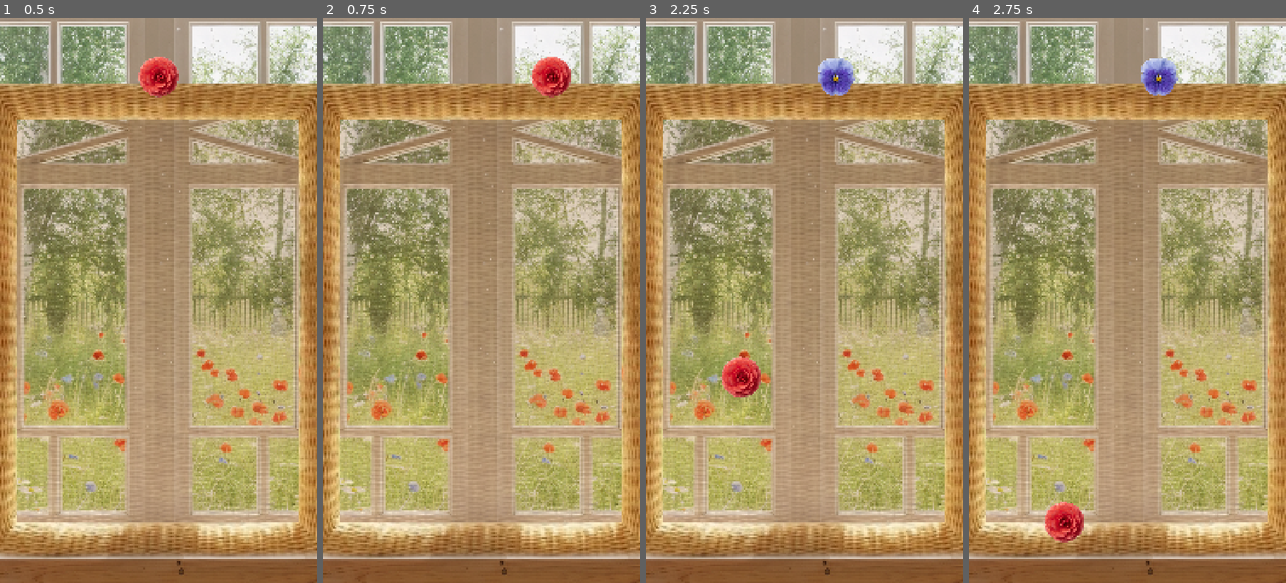
Above: before the commit, frames 1-4 (left to right).
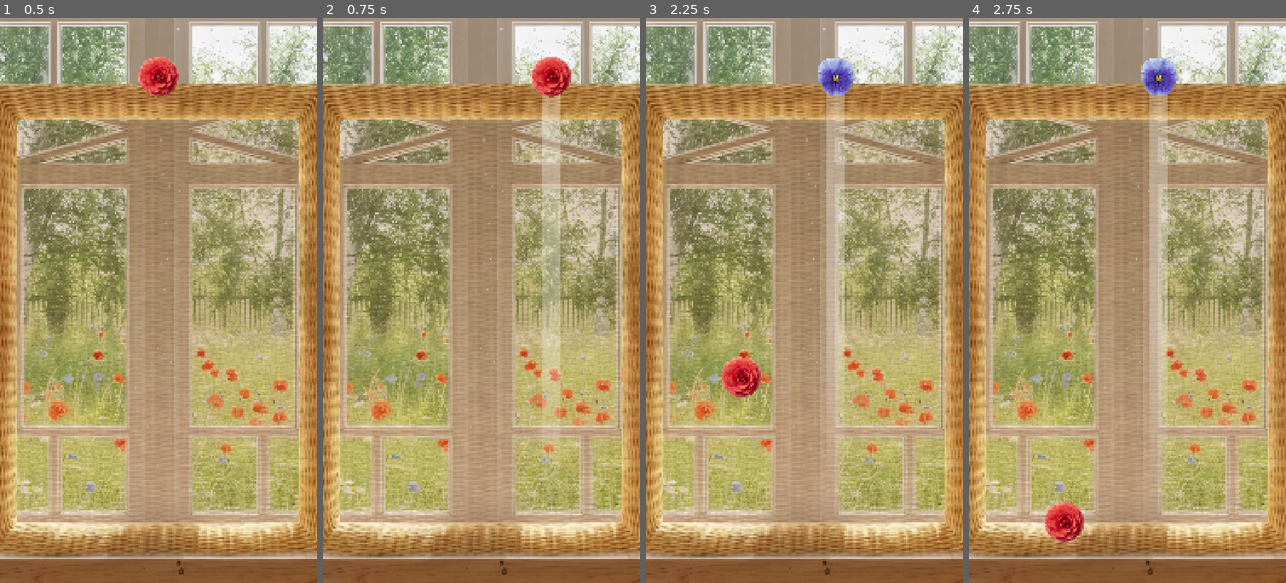
Above: after the commit, the same moments.

Repository: justkuzan/SuikaGame
Game: Godot game, scene res://Core/Game/Game.tscn
Two runs of this game, one before a commit and one after it. Both use one fixed random seed, a clock stepped at 60 frames per second and the inputs below.
Inputs (mouse positions are in pixels of both pictures, inside the frame that each line leads up to):
- Up to frame 1 (0.5 s): no input
- Up to frame 2 (0.75 s): tap Enter at 0.5 s; move the mouse to (551, 272) at 0.52 s; press the mouse at (551, 272) at 0.53 s
- Up to frame 3 (2.25 s): tap Space at 1.25 s; move the mouse to (741, 328) at 1.27 s; release the mouse at (741, 328) at 1.28 s; click (741, 328) at 1.35 s; move the mouse to (836, 176) at 2.02 s; press the mouse at (836, 176) at 2.03 s; tap L at 2.1 s
- Up to frame 4 (2.75 s): no input

Frame 1 is identical in both runs. In frame 2, 3.3% of the frame differs, in the area x 69-75%, y 13-77%; in frame 3, 3.2%; in frame 4, 3.2%.

Commit message:
Visual aim indicator and tween animations
- Added a visual guideline to the spawner showing the flower's drop trajectory
- Implemented Tween-based animations for the guide line's appearance and movement
- Enhanced player feedback for more precise flower placement

Diff:
--- a/Core/Spawner/Spawner.gd
+++ b/Core/Spawner/Spawner.gd
@@ -25,8 +25,11 @@
 
 
 func _unhandled_input(event: InputEvent) -> void:
+	if flower and event.is_action_pressed("drop"):
+		guide_stripe_visibility_on()
 	if flower and event.is_action_released("drop"):
 		drop_flower()
+		guide_stripe_visibility_off()
 
 
 func update_position() -> void:
@@ -71,3 +74,19 @@
 			new_flower.position = Vector2.ZERO
 			add_child(new_flower)
 			flower = new_flower
+
+
+func guide_stripe_visibility_on() -> void:
+	guide_stripe.modulate.a = 0.0
+	guide_stripe.show()
+
+	var tween = create_tween()
+	tween.tween_property(guide_stripe, "modulate:a", 1.0, 0.2).set_trans(Tween.TRANS_SINE)
+
+
+func guide_stripe_visibility_off() -> void:
+	guide_stripe.modulate.a = 1.0
+	guide_stripe.show()
+
+	var tween = create_tween()
+	tween.tween_property(guide_stripe, "modulate:a", 0.0, 0.1).set_trans(Tween.TRANS_SINE)
